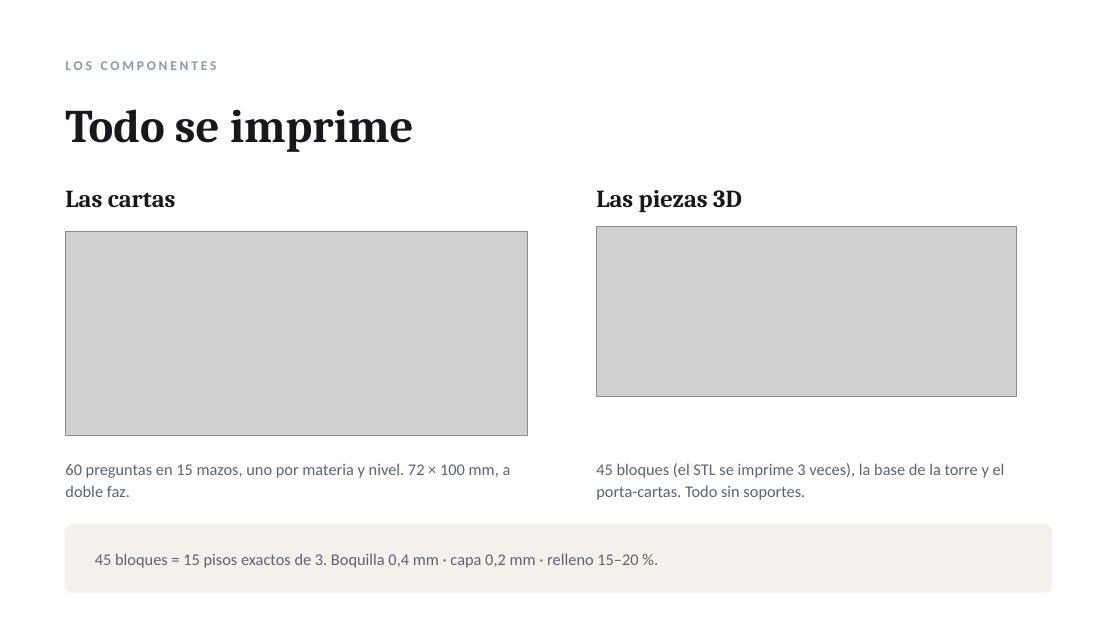
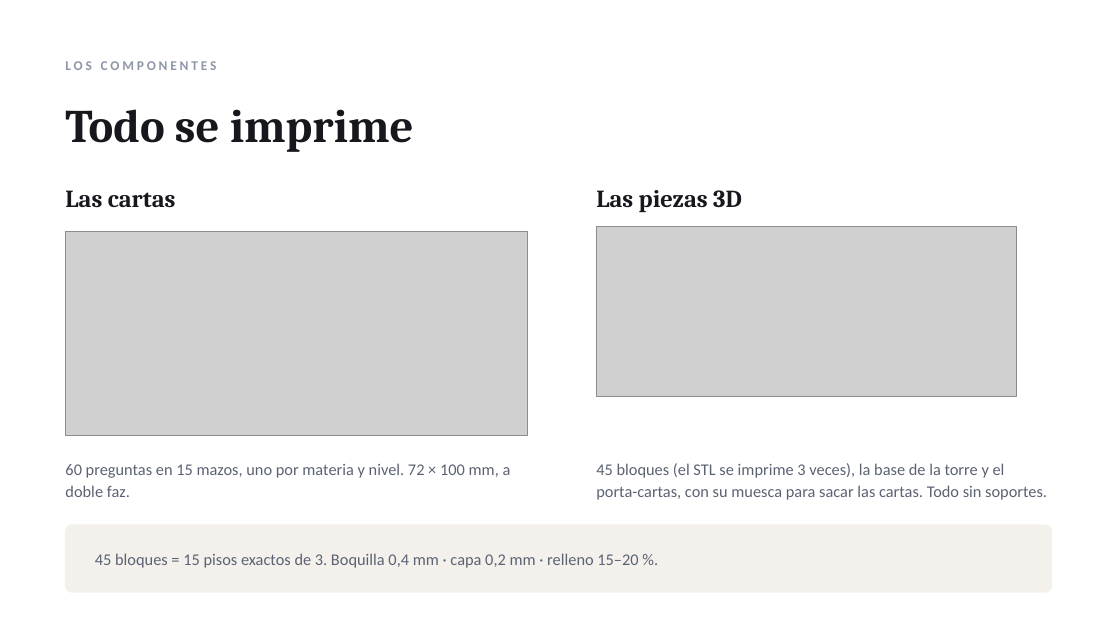
Before and after one commit to gonzabarde/Juego-Nieto, a slide deck: slide 7 of presentacion/Jenga_de_Cultura_General.pptx. Drawn at 1120x630 pixels with LibreOffice and Linux fonts; fonts in the diff are those of the drawing; grey boxes stand for pictures. Boxes give left, top, right and bottom in pixels: in the first picture for what was removed or moved away, otherwise in the second. Text is boxed around its words. In the diff, an @@ line names an element or a change of style, - is before the commit and + after.

Commit message:
Muesca en el frente del porta-cartas para sacar las cartas
Con el frente parejo a 14,5 mm las cartas quedaban contenidas pero habia
que rasparlas contra la pared para levantarlas. Ahora el frente tiene en
el medio una muesca de 46 mm de ancho que baja hasta 2 mm sobre el piso:
entran dos dedos por debajo de la pila y se levanta entera.

Para poder dibujarla hubo que densificar el contorno. La bandeja se
construye cosiendo perfiles 2D, y con cuatro puntos —uno por esquina—
solo se pueden hacer escalones entre esquinas, nunca una curva en el
medio de un lado. Ahora `bandeja` acepta un paso y reparte puntos a lo
largo del contorno, manteniendo la misma cantidad en todos los perfiles
para que sigan cosiendose entre si.

La malla queda cerrada, de una sola pieza, y sin una sola cara que
necesite soporte. Sigue pesando 13,7 g con relleno al 20 %, y la cavidad
no cambia: 73 x 101 mm, medio milimetro de holgura por lado.

```diff
--- a/presentacion/Jenga_de_Cultura_General.pptx
+++ b/presentacion/Jenga_de_Cultura_General.pptx
@@ text at bbox=[596, 463, 1047, 500]: text changed @@
-45 bloques (el STL se imprime 3 veces), la base de la torre y el porta-cartas. Todo sin soportes.
+45 bloques (el STL se imprime 3 veces), la base de la torre y el porta-cartas, con su muesca para sacar las cartas. Todo sin soportes.
```
Also in this commit, not shown: 5 other files.
